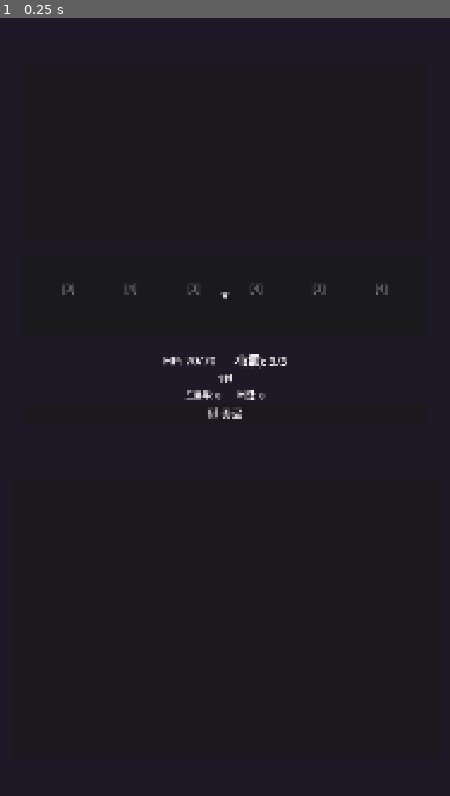
Above: before the commit, frame 1.
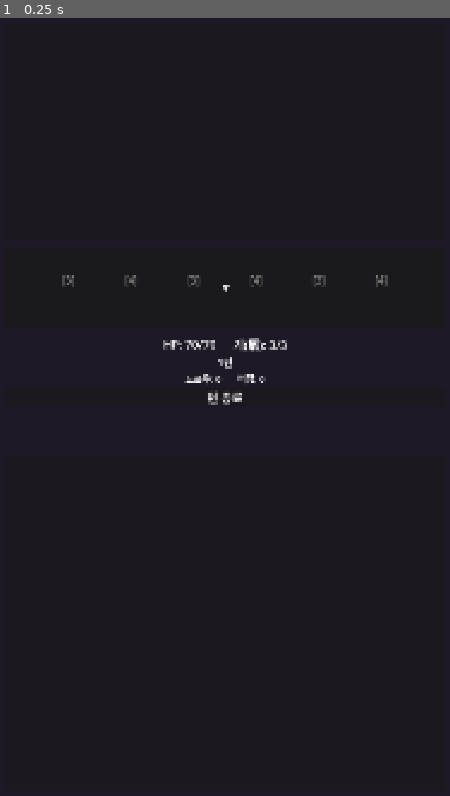
Above: after the commit, the same moment.

Repository: dongmin1213/Sijojeon
Game: Godot game, scene res://scenes/battle/battle.tscn
The game is run twice, just before and just after one commit, with the same random seed, the same clock (stepped at 60 frames per second) and the same inputs. This scene is started directly instead of the project's main scene.
Inputs:
- Up to frame 1 (0.25 s): no input

The runs differ from the first frame. In frame 1, 1.1% of the frame differs, in the area x 13-87%, y 33-52%.

Commit message:
fix: 전투화면 패시브 텍스트 중앙 정렬 + 레이아웃 여백 축소 (ZER-208)
- 패시브 발동 텍스트를 배너 형태로 변경하여 중앙 상단에 표시
- 전투화면 좌우 여백 5%→1%, 상단 8%→3%, 하단 5%→1%로 축소
- HandArea/SijoArea/BattleHUD 간 간격 최적화로 전체 화면 활용

Co-Authored-By: Paperclip <noreply@paperclip.ing>

Diff:
--- a/scenes/battle/battle.gd
+++ b/scenes/battle/battle.gd
@@ -734,18 +734,28 @@
 
 
 func _on_passive_triggered(skill_name: String, description: String) -> void:
-	# 패시브 발동 시 플래시 텍스트 표시
+	# 패시브 발동 시 배너 형태로 표시 (중앙 상단)
+	var banner := ColorRect.new()
+	banner.color = Color(0.1, 0.2, 0.1, 0.85)
+	banner.set_anchors_preset(Control.PRESET_TOP_WIDE)
+	banner.offset_top = 4
+	banner.offset_bottom = 36
+	banner.mouse_filter = Control.MOUSE_FILTER_IGNORE
+	banner.z_index = 50
+	add_child(banner)
+
 	var popup := Label.new()
 	popup.text = "[패시브] %s: %s" % [skill_name, description]
 	popup.horizontal_alignment = HORIZONTAL_ALIGNMENT_CENTER
-	popup.anchors_preset = Control.PRESET_CENTER_TOP
-	popup.position.y = 90
-	popup.add_theme_font_size_override("font_size", 22)
+	popup.vertical_alignment = VERTICAL_ALIGNMENT_CENTER
+	popup.set_anchors_preset(Control.PRESET_FULL_RECT)
+	popup.add_theme_font_size_override("font_size", 20)
 	popup.add_theme_color_override("font_color", Color(0.6, 1.0, 0.6))
-	add_child(popup)
+	banner.add_child(popup)
+
 	var tween := create_tween()
-	tween.tween_property(popup, "modulate:a", 0.0, 1.0).set_delay(0.5)
-	tween.tween_callback(popup.queue_free)
+	tween.tween_property(banner, "modulate:a", 0.0, 1.2).set_delay(1.0)
+	tween.tween_callback(banner.queue_free)
 
 
 func _on_status_effect_changed(target: String, _effect_id: String, _stacks: int) -> void:
--- a/scenes/battle/battle.tscn
+++ b/scenes/battle/battle.tscn
@@ -24,9 +24,9 @@
 [node name="EnemyArea" type="PanelContainer" parent="."]
 layout_mode = 1
 anchors_preset = -1
-anchor_left = 0.05
-anchor_top = 0.08
-anchor_right = 0.95
+anchor_left = 0.01
+anchor_top = 0.03
+anchor_right = 0.99
 anchor_bottom = 0.3
 grow_horizontal = 2
 grow_vertical = 2
@@ -39,10 +39,10 @@
 [node name="SijoArea" type="PanelContainer" parent="."]
 layout_mode = 1
 anchors_preset = -1
-anchor_left = 0.05
-anchor_top = 0.32
-anchor_right = 0.95
-anchor_bottom = 0.42
+anchor_left = 0.01
+anchor_top = 0.31
+anchor_right = 0.99
+anchor_bottom = 0.41
 grow_horizontal = 2
 grow_vertical = 2
 
@@ -54,10 +54,10 @@
 [node name="BattleHUD" type="VBoxContainer" parent="."]
 layout_mode = 1
 anchors_preset = -1
-anchor_left = 0.05
-anchor_top = 0.44
-anchor_right = 0.95
-anchor_bottom = 0.58
+anchor_left = 0.01
+anchor_top = 0.42
+anchor_right = 0.99
+anchor_bottom = 0.56
 grow_horizontal = 2
 grow_vertical = 2
 
@@ -111,10 +111,10 @@
 [node name="HandArea" type="PanelContainer" parent="."]
 layout_mode = 1
 anchors_preset = -1
-anchor_left = 0.02
-anchor_top = 0.6
-anchor_right = 0.98
-anchor_bottom = 0.95
+anchor_left = 0.01
+anchor_top = 0.57
+anchor_right = 0.99
+anchor_bottom = 0.99
 grow_horizontal = 2
 grow_vertical = 2
 
